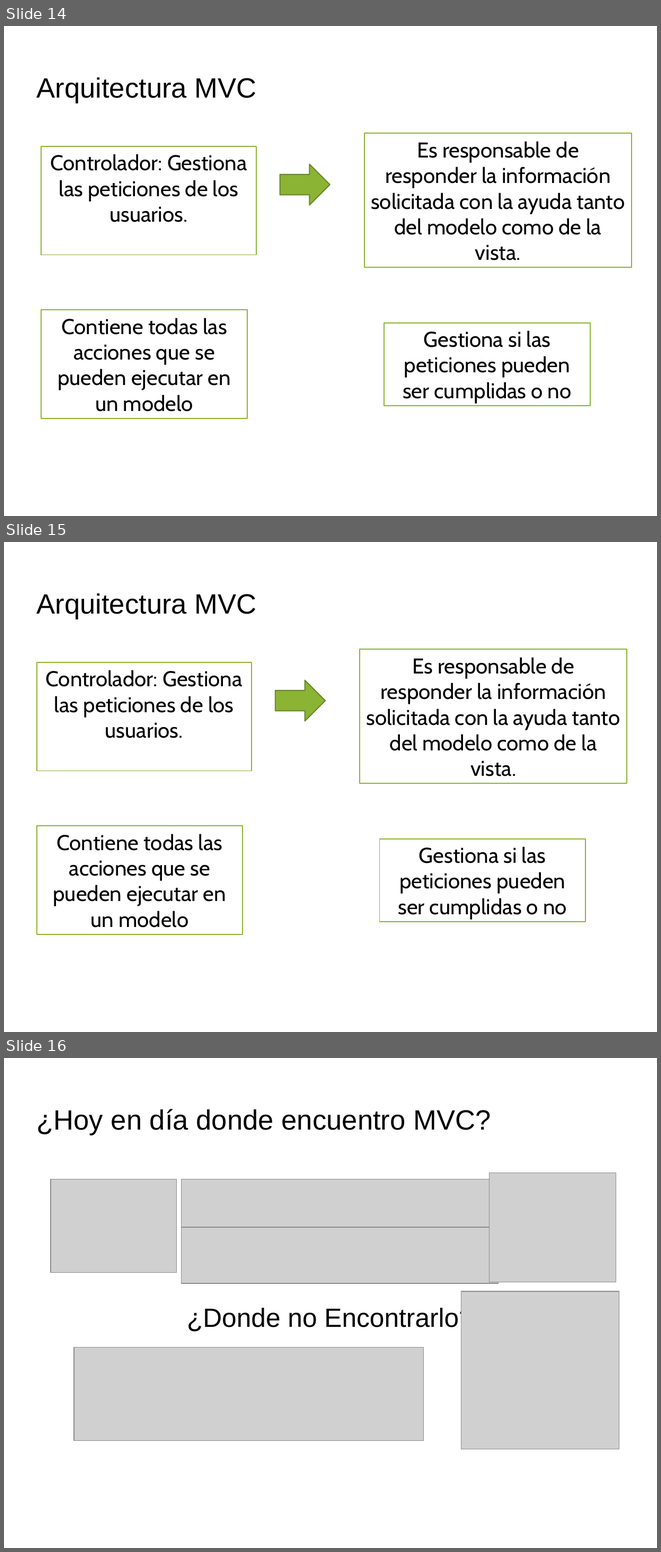
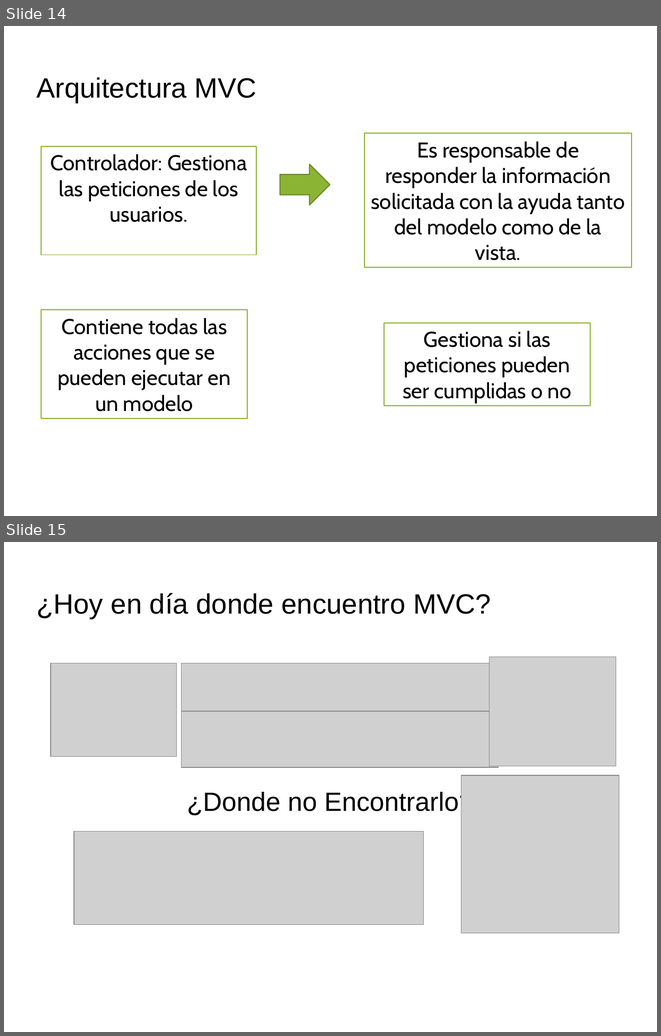
Before and after one commit to HungerWolf-LS/CursoCakePHP, a slide deck: CakePHP.odp. Shown one above the other, each under a label of ours: slides 14, 15 and 16 before the commit, slides 14 and 15 after it. The pictures are 661x1552 and 661x1036 pixels, drawn with LibreOffice and Linux fonts; fonts in the diff are those of the drawing; grey boxes stand for pictures; background and template pictures are left out. Boxes give left, top, right and bottom in pixels: in the first picture for what was removed or moved away, otherwise in the second. Text is boxed around its words. In the diff, an @@ line names an element or a change of style, - is before the commit and + after.

```diff
--- a/CakePHP.odp
+++ b/CakePHP.odp
@@ slide 15 removed at [4,542,657,1032], background picture (left out) @@
@@ title removed at [37,593,257,619] @@
-Arquitectura MVC
@@ rectangle removed at [360,649,627,783] @@
-Es responsable de responder la información solicitada con la ayuda tanto del modelo como de la vista.
@@ rectangle removed at [36,662,252,771] @@
-Controlador: Gestiona las peticiones de los usuarios.
@@ right arrow removed at [275,680,325,721] @@
@@ rectangle removed at [36,826,243,934] @@
-Contiene todas las acciones que se pueden ejecutar en un modelo
@@ rectangle removed at [380,839,586,922] @@
-Gestiona si las peticiones pueden ser cumplidas o no
@@ what was slide 16 is now slide 15 @@
```
Also in this commit, not shown: 8 slides changed, 3 slides added, 2 other slides removed, 3 other files.
